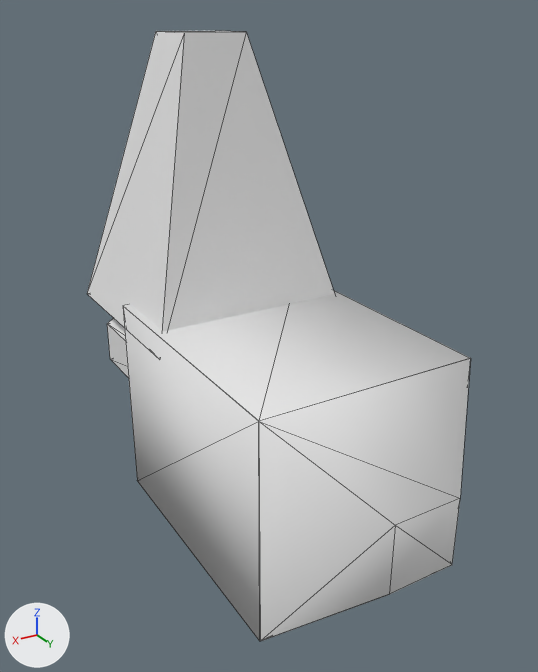
Renders of the FBX model Assets/Stylized_Egypt/Meshes/building/SM_block_09.fbx from each side of a commit.
One viewpoint serves both versions: a 50 mm camera at (1.73, 3.53, 1.9) aimed at (0.04, 0.71, 0.49). The lights are fixed; the arrows at lower left show +X, +Y and +Z. Mesh edges are drawn as thin lines. Where no turn or scale is listed for an object, it has been applied to the vertices.

Objects in the first picture: 'SM_block_09', 'SM_block_09_ConvexHulls'.
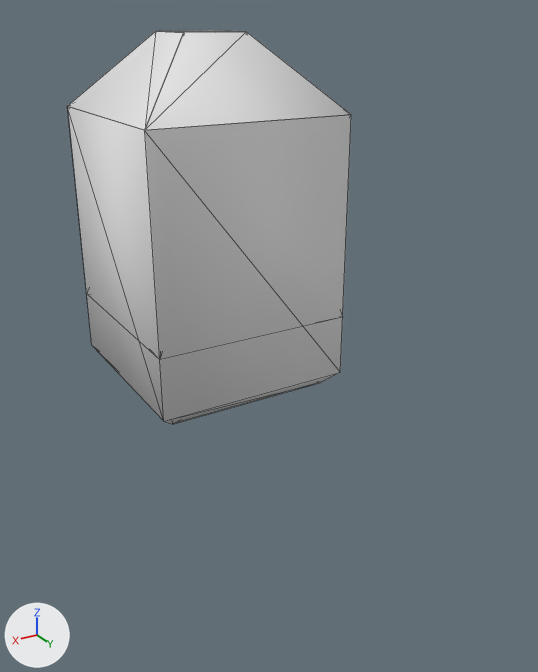
Boxes [x1, y1, x2, y2] around the edits, measured in the pictures (538 x 672 px):
```json
{"object": "SM_block_09_ConvexHulls", "change": "moved, rescaled", "before": [123, 291, 471, 641], "after": [68, 30, 351, 424], "on screen": "19% narrower, 13% taller"}
{"object": "SM_block_09", "change": "unchanged, covered by the edit", "before": [87, 31, 335, 378]}
```

Edits to the scene script, one JSON object a line:
```json
{"op": "add", "block": "ob_sm_block_09_convexhulls", "code": "ob_sm_block_09_convexhulls.parent = ob_sm_block_12"}
{"op": "set", "path": "ob_sm_block_09_convexhulls.scale", "old": "(0.01, 0.01, 0.01)", "new": "(1.0, 1.0, 1.0)"}
{"op": "add", "block": "ob_sm_block_12", "code": ["ob_sm_block_12 = bpy.data.objects.new('SM_block_12', None)", "ob_sm_block_12.location = (0.0, 0.0, 0.0)", "ob_sm_block_12.rotation_euler = (1.571, 0.0, 0.0)  # degrees (90, 0, 0)", "ob_sm_block_12.scale = (0.01, 0.01, 0.01)"]}
```
